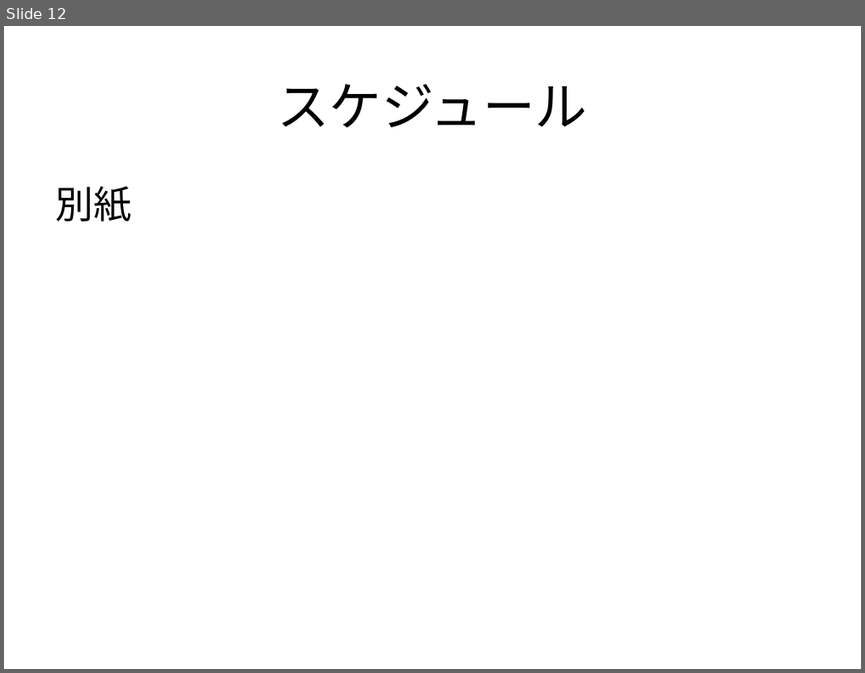
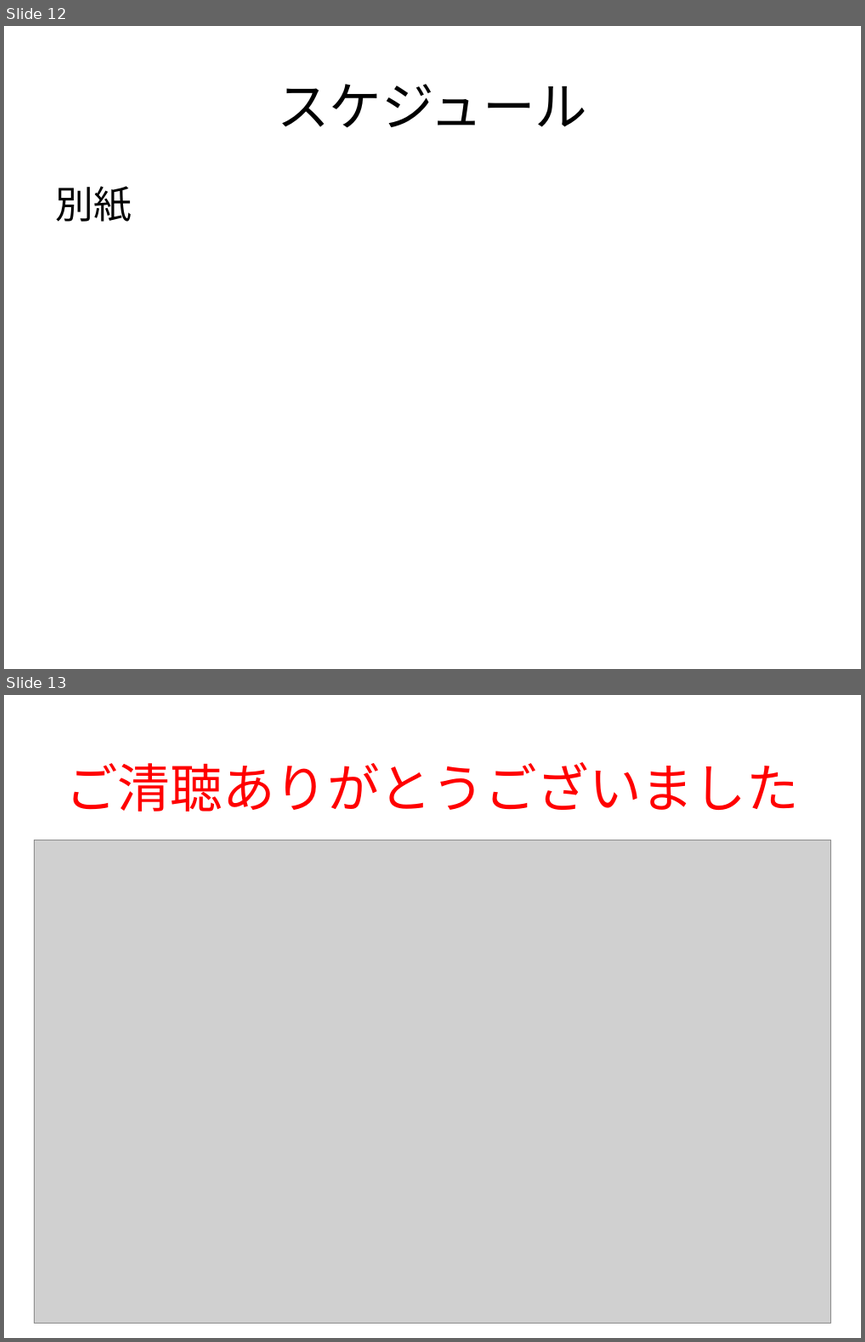
Before and after one commit to Dimda/OICBooks, a slide deck: DOCUMENTS/10月27日プレゼン.pptx. Shown one above the other, each under a label of ours: slide 12 before the commit, slides 12 and 13 after it. The pictures are 865x673 and 865x1342 pixels, drawn with LibreOffice and Linux fonts; fonts in the diff are those of the drawing; grey boxes stand for pictures. Boxes give left, top, right and bottom in pixels: in the first picture for what was removed or moved away, otherwise in the second. Text is boxed around its words. In the diff, an @@ line names an element or a change of style, - is before the commit and + after.

```diff
--- a/DOCUMENTS/10月27日プレゼン.pptx
+++ b/DOCUMENTS/10月27日プレゼン.pptx
@@ slide 13 added at box(4, 695, 861, 1338), background #FFFFFF @@
@@ title added at box(65, 762, 798, 811), 44 pt, text #FF0000 @@
+ご清聴ありがとうございました
@@ picture added at box(34, 839, 830, 1323) @@
```
Also in this commit, not shown: 1 other file.
